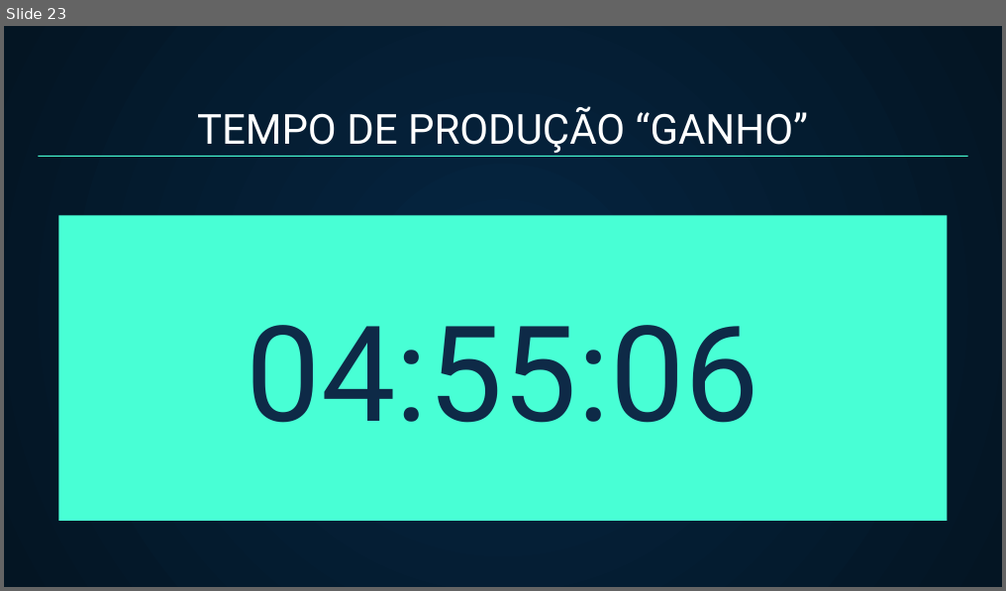
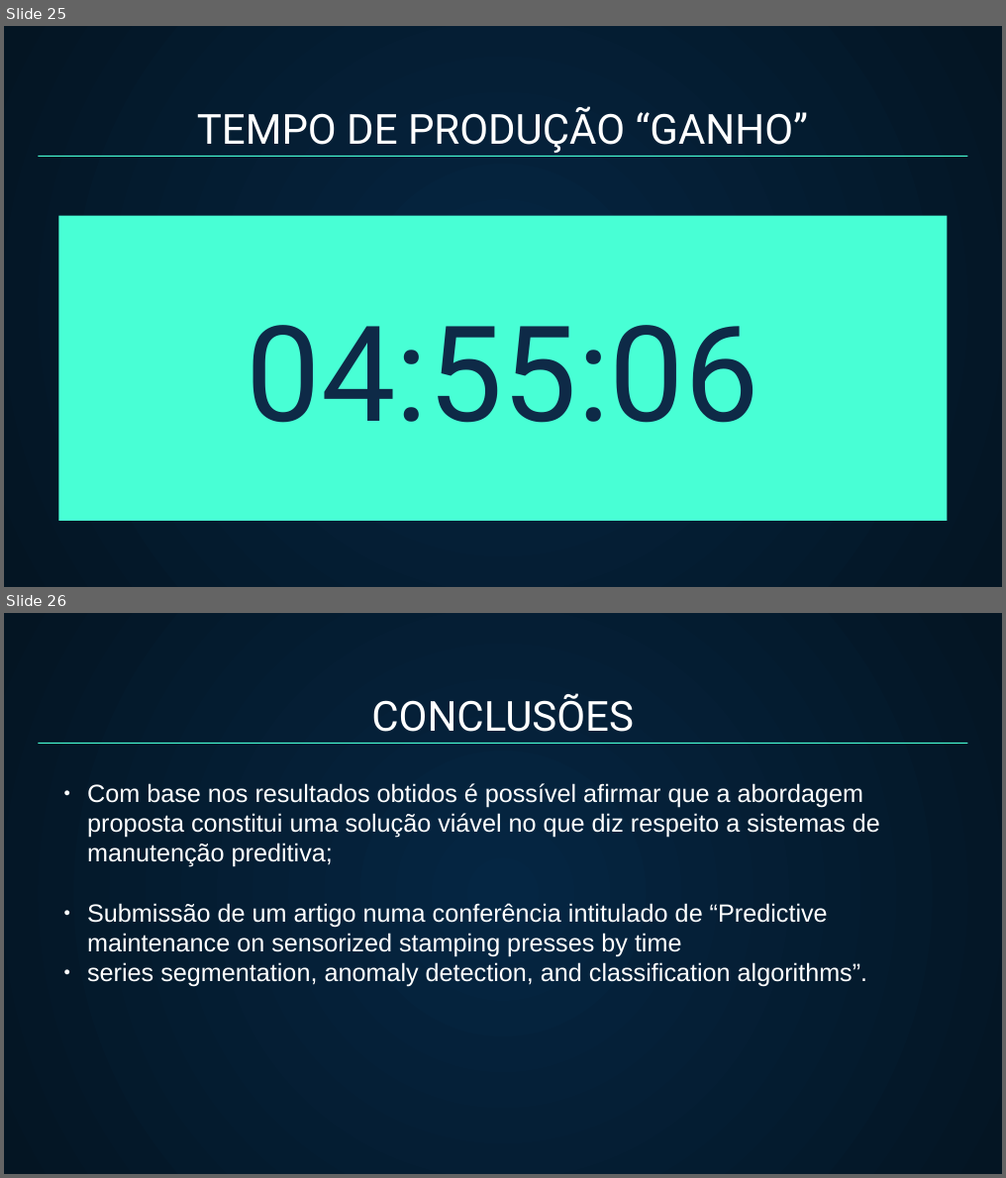
Before and after one commit to DanielCoelho112/master_thesis_document, a slide deck: defesa_tese/presentation.pptx. Shown one above the other, each under a label of ours: slide 23 before the commit, slides 25 and 26 after it. The pictures are 1006x591 and 1006x1178 pixels, drawn with LibreOffice and Linux fonts; fonts in the diff are those of the drawing. Boxes give left, top, right and bottom in pixels: in the first picture for what was removed or moved away, otherwise in the second. Text is boxed around its words. In the diff, an @@ line names an element or a change of style, - is before the commit and + after.

```diff
--- a/defesa_tese/presentation.pptx
+++ b/defesa_tese/presentation.pptx
@@ slide 26 added at [4, 613, 1002, 1174], background gradient #052643 to #041523 @@
@@ text added at [371, 693, 634, 732], 30 pt, text #FFFFFF @@
+CONCLUSÕES
@@ freeform shape added at [38, 743, 968, 743], outline #48FFD5 0.74 pt @@
@@ text added at [87, 783, 880, 987], 18 pt, text #FFFFFF @@
+● Com base nos resultados obtidos é possível afirmar que a abordagem proposta constitui uma solução viável no que diz respeito a sistemas de manutenção preditiva;
+● Submissão de um artigo numa conferência intitulado de “Predictive maintenance on sensorized stamping presses by time
+● series segmentation, anomaly detection, and classification algorithms”.
@@ what was slide 23 is now slide 25 @@
```
Also in this commit, not shown: 13 slides changed, 7 other slides added, 5 slides removed, 2 other files.
